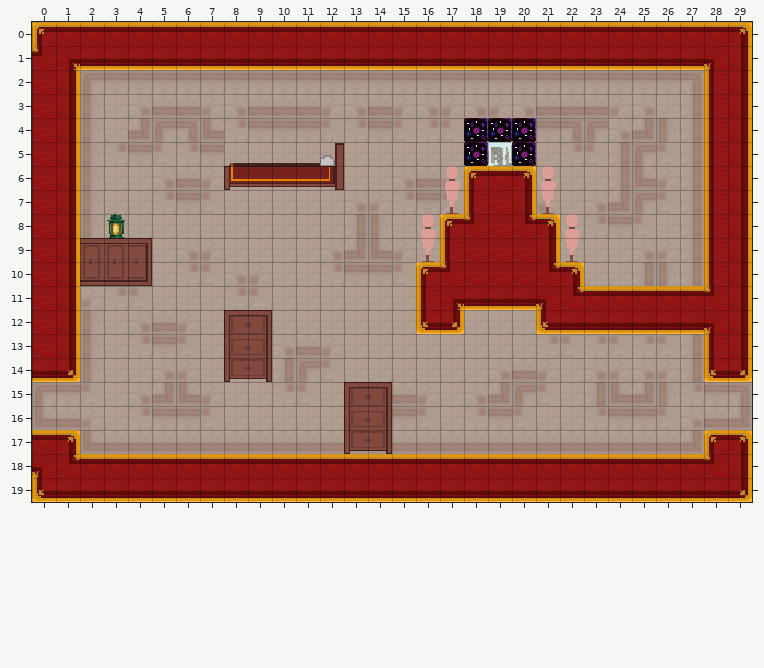
Two states of a Tiled map, Assets/maps/HubRooms/5 - Higher Class Rooms/E5 room.tmx. Above: the version before the commit.
Cells are 16x16 px. Shown: x 0..29, y 0..19.
Now the later version:
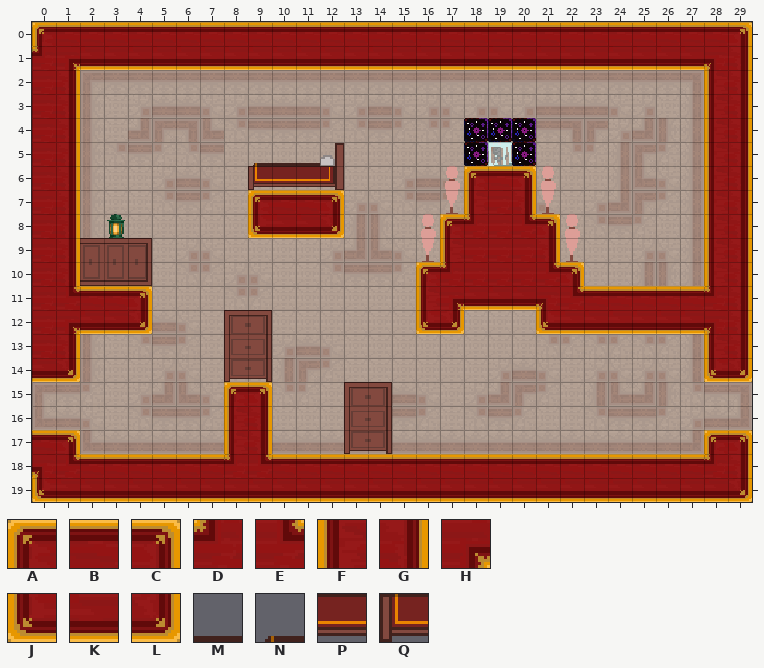
Key: from "Carpet": A 0, B 1, C 2, D 3, E 4, F 5, G 7, H 9, J 10, K 11, L 12; from "decorative_props": M 73 flipped left-right, N 74 flipped left-right, P 89 flipped left-right, Q 90 flipped left-right.
_ is an empty cell.
Edits made:
Layer "ground":
y 5: x 8..9 NM -> _N
y 6: x 8..9 QP -> _Q
y 7: x 9..12 ____ -> ABBC
y 8: x 9..12 ____ -> JKKL
y 11: x 1..4 G___ -> EBBC
y 12: x 1..4 G___ -> HKKL
y 15: x 8..9 __ -> AC
y 16..17: x 8..9 __ -> FG
y 18: x 8..9 BB -> DE
Where, in picture pixels (left, top, right, bottom), the same in both pictures:
changed: (224, 163, 344, 238)
changed: (65, 286, 152, 334)
changed: (224, 382, 272, 475)
